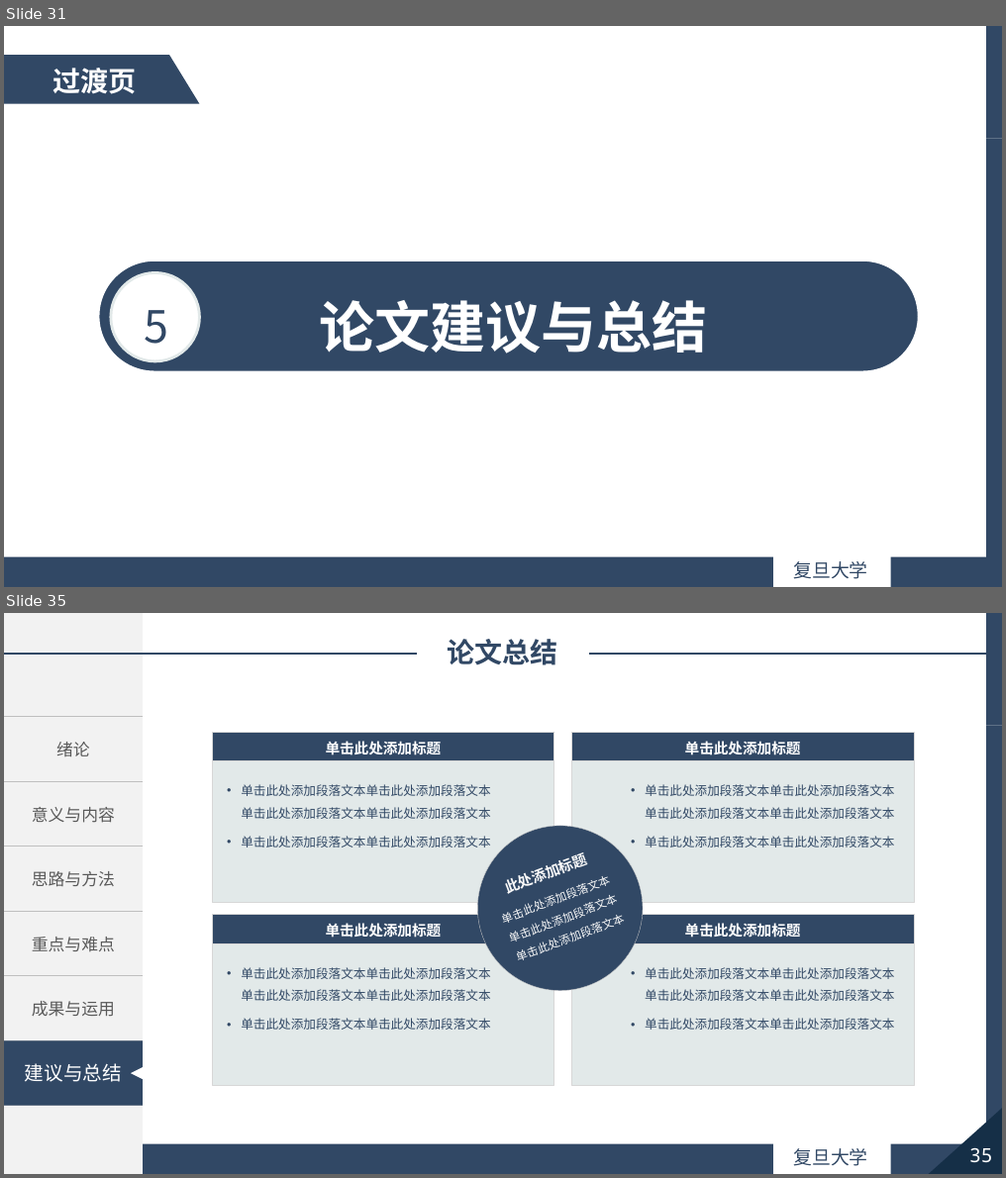
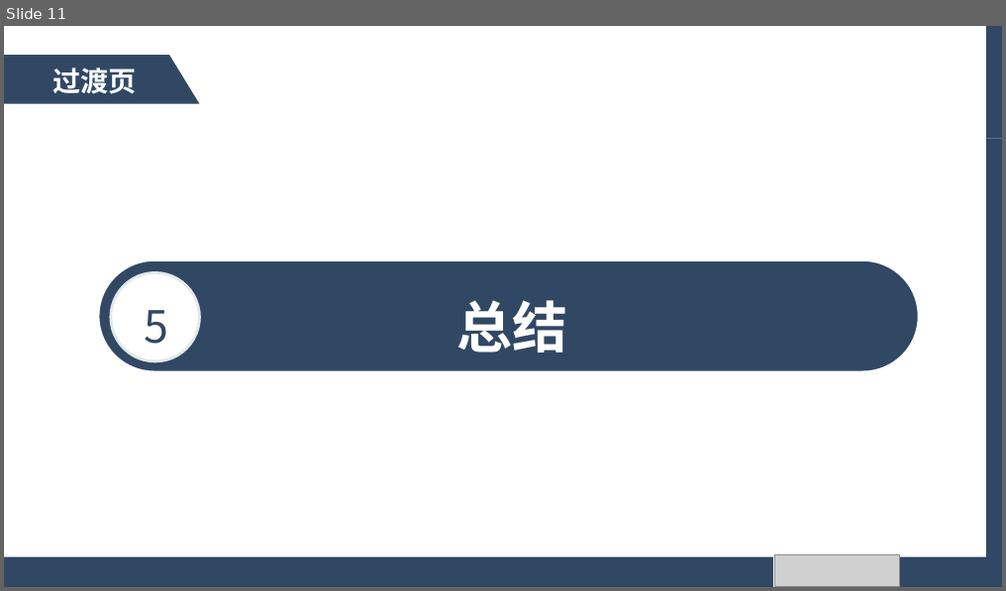
Before and after one commit to cx29/JavaWebSpace, a slide deck: demo/resources/报告/毕业论文答辩.pptx. Shown one above the other, each under a label of ours: slides 31 and 35 before the commit, slide 11 after it; the slides between them are not shown. The pictures are 1006x1178 and 1006x591 pixels, drawn with LibreOffice and Linux fonts; fonts in the diff are those of the drawing; grey boxes stand for pictures. Boxes give left, top, right and bottom in pixels: in the first picture for what was removed or moved away, otherwise in the second. Text is boxed around its words. In the diff, an @@ line names an element or a change of style, - is before the commit and + after.

```diff
--- a/demo/resources/报告/毕业论文答辩.pptx
+++ b/demo/resources/报告/毕业论文答辩.pptx
@@ slide 35 removed at bbox=[4, 613, 1002, 1174], background #FFFFFF; not listed: 5 template elements that a slide beside it also shows @@
@@ rectangle removed at bbox=[4, 613, 143, 1173] @@
@@ text removed at bbox=[448, 639, 558, 665] @@
-论文总结
@@ line removed from (4, 654) to (416, 654) @@
@@ line removed from (590, 654) to (1002, 654) @@
@@ table removed at bbox=[4, 717, 143, 1106], 6 rows, 1 columns @@
-绪论
-意义与内容
-思路与方法
-重点与难点
-成果与运用
-论文总结
@@ rectangle removed at bbox=[213, 732, 554, 761] @@
-单击此处添加标题
@@ rectangle removed at bbox=[213, 761, 554, 902] @@
-• 单击此处添加段落文本单击此处添加段落文本单击此处添加段落文本单击此处添加段落文本
-• 单击此处添加段落文本单击此处添加段落文本
@@ rectangle removed at bbox=[572, 732, 914, 761] @@
-单击此处添加标题
@@ rectangle removed at bbox=[572, 761, 914, 902] @@
-• 单击此处添加段落文本单击此处添加段落文本单击此处添加段落文本单击此处添加段落文本
-• 单击此处添加段落文本单击此处添加段落文本
@@ text removed at bbox=[241, 784, 588, 873] @@
-此处添加标题
@@ text removed at bbox=[241, 784, 894, 796] @@
-单击此处添加段落文本单击此处添加段落文本单击此处添加段落文本
@@ ellipse removed at bbox=[478, 826, 643, 990] @@
@@ rectangle removed at bbox=[213, 914, 554, 945] @@
-单击此处添加标题
@@ rectangle removed at bbox=[572, 914, 914, 945] @@
-单击此处添加标题
@@ rectangle removed at bbox=[213, 944, 554, 1085] @@
-• 单击此处添加段落文本单击此处添加段落文本单击此处添加段落文本单击此处添加段落文本
-• 单击此处添加段落文本单击此处添加段落文本
@@ rectangle removed at bbox=[572, 944, 914, 1085] @@
-• 单击此处添加段落文本单击此处添加段落文本单击此处添加段落文本单击此处添加段落文本
-• 单击此处添加段落文本单击此处添加段落文本
@@ rectangle removed at bbox=[4, 1041, 143, 1106] @@
-建议与总结
@@ triangle removed at bbox=[131, 1068, 143, 1080] @@
@@ right triangle removed at bbox=[927, 1106, 1002, 1174] @@
@@ page number removed at bbox=[936, 1134, 1002, 1174] @@
-35
@@ what was slide 31 is now slide 11 @@
@@ slide 11 changed as well @@
@@ text at bbox=[457, 300, 568, 353]: text changed @@
-论文建议与总结
+总结
@@ picture added at bbox=[774, 556, 899, 587] @@
@@ text removed at bbox=[793, 562, 867, 579] @@
-复旦大学
```
Also in this commit, not shown: 7 other slides changed, 4 slides added, 28 other slides removed.
